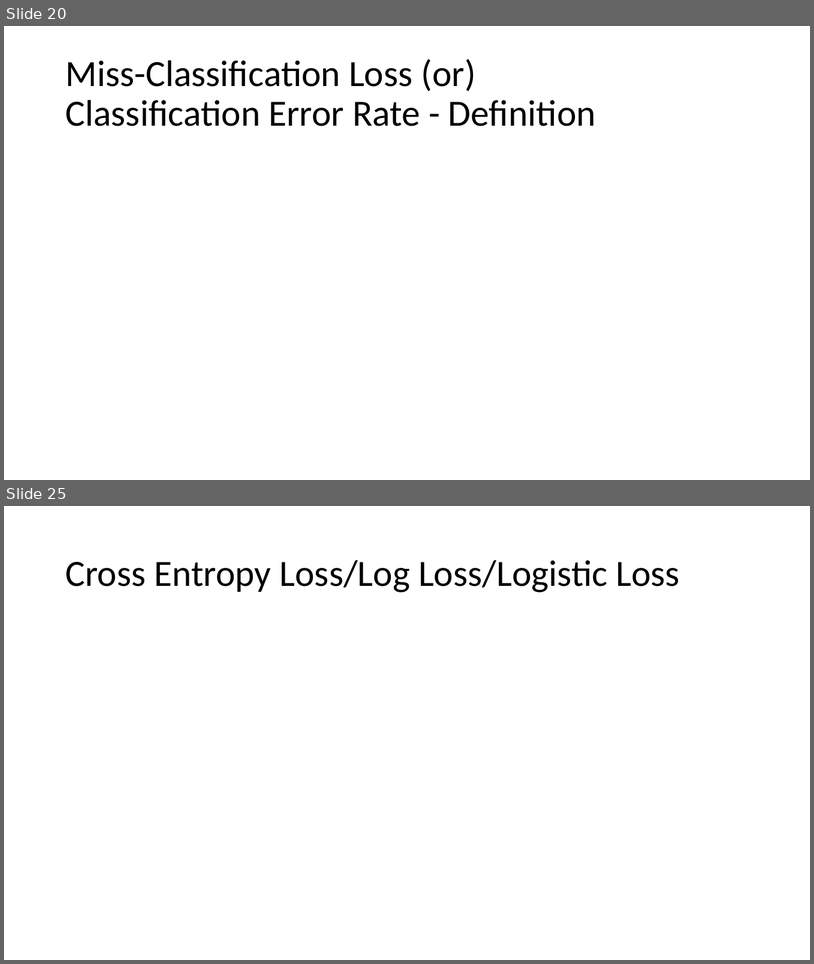
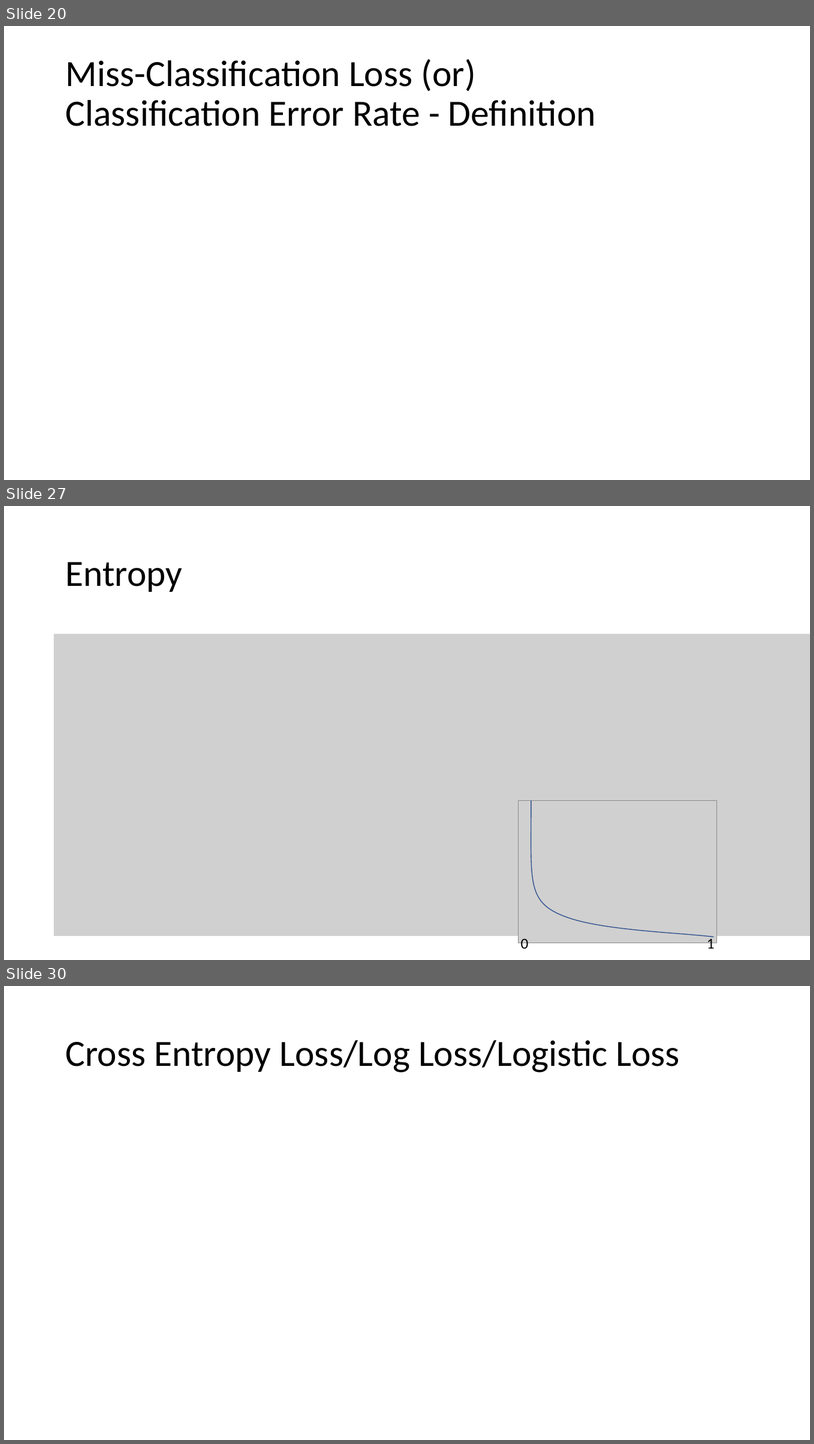
Before and after one commit to meenakshsundaram/AIML, a slide deck: DecisionTrees/DecisionTrees.pptx. Shown one above the other, each under a label of ours: slides 20 and 25 before the commit, slides 20, 27 and 30 after it; the slides between them are not shown. The pictures are 814x964 and 814x1444 pixels, drawn with LibreOffice and Linux fonts; fonts in the diff are those of the drawing; grey boxes stand for pictures. Boxes give left, top, right and bottom in pixels: in the first picture for what was removed or moved away, otherwise in the second. Text is boxed around its words. In the diff, an @@ line names an element or a change of style, - is before the commit and + after.

Commit message:
Fixed the Entropy Metric

```diff
--- a/DecisionTrees/DecisionTrees.pptx
+++ b/DecisionTrees/DecisionTrees.pptx
@@ slide 27 added at box(4, 506, 810, 960), background #FFFFFF @@
@@ title added at box(65, 562, 182, 592), 44 pt, text #000000 @@
+Entropy
@@ picture added at box(54, 634, 432, 936) @@
@@ picture added at box(432, 634, 810, 936) @@
@@ picture added at box(519, 801, 717, 943) @@
@@ freeform shape added at box(531, 801, 714, 937), outline #325491 1 pt @@
@@ text added at box(707, 936, 715, 952), 18 pt, text #000000 @@
+1
@@ text added at box(521, 938, 529, 952), 18 pt, text #000000 @@
+0
@@ what was slide 25 is now slide 30 @@
```
Also in this commit, not shown: 4 slides changed, 4 other slides added.
